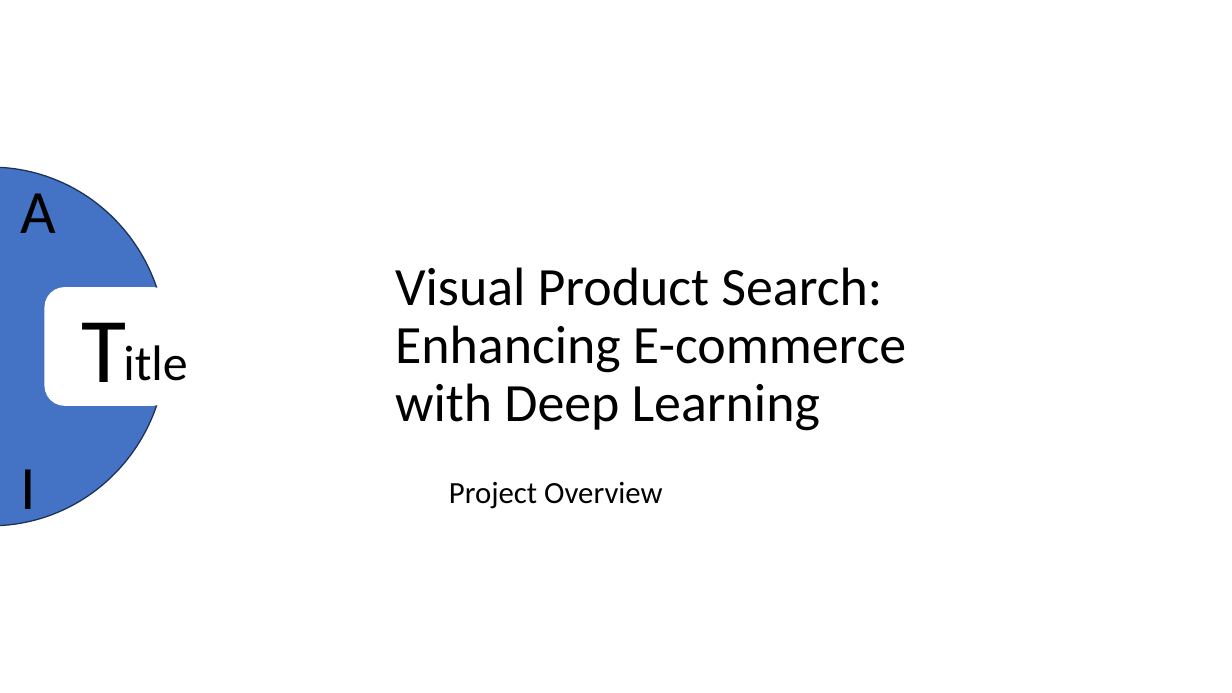
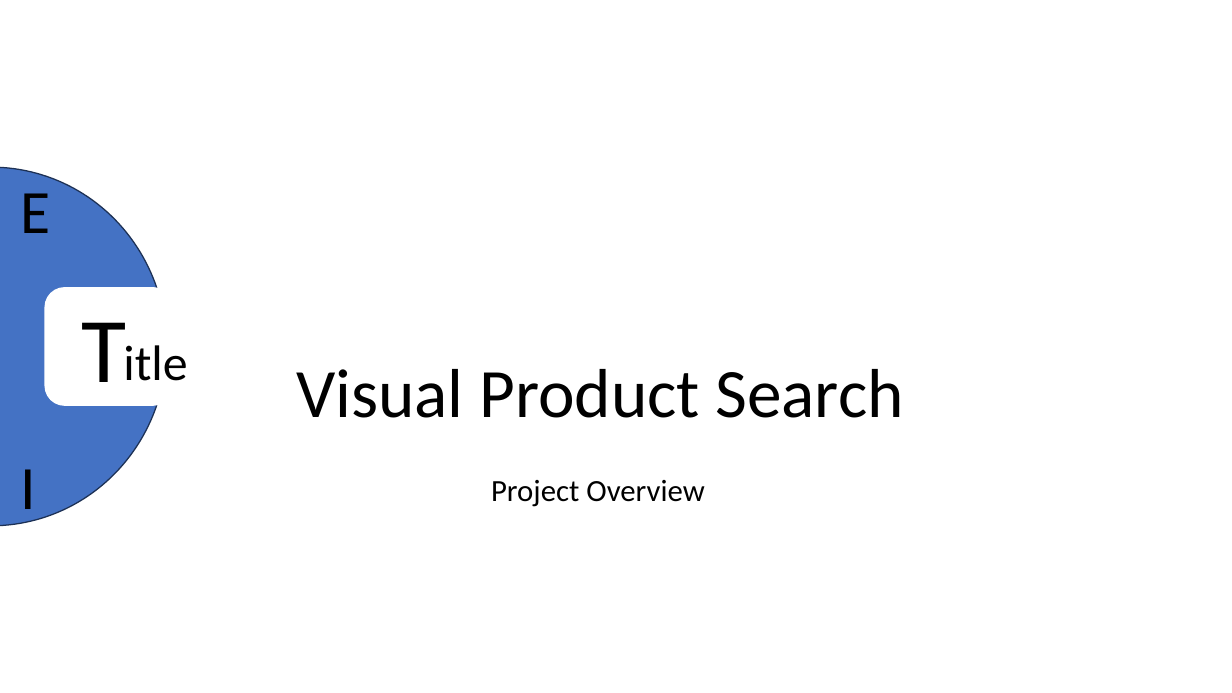
Before and after one commit to sr1sai/IDP, a slide deck: slide 1 of Visual Product Search.pptx. Drawn at 1232x693 pixels with LibreOffice and Linux fonts; fonts in the diff are those of the drawing. Boxes give left, top, right and bottom in pixels: in the first picture for what was removed or moved away, otherwise in the second. Text is boxed around its words. In the diff, an @@ line names an element or a change of style, - is before the commit and + after.

```diff
--- a/Visual Product Search.pptx
+++ b/Visual Product Search.pptx
@@ text at (x1=21, y1=193, x2=51, y2=233): text changed @@
-A
+E
@@ title at (x1=296, y1=369, x2=904, y2=418): text changed; size 42 to 54 pt @@
-Visual Product Search: Enhancing E-commerce with Deep Learning
+Visual Product Search
@@ subtitle "Project Overview" moved from (x1=449, y1=482, x2=662, y2=509) to (x1=491, y1=480, x2=704, y2=507) @@
```
Also in this commit, not shown: 3 other slides changed, 1 slide added, 1 slide removed, 6 other files.
